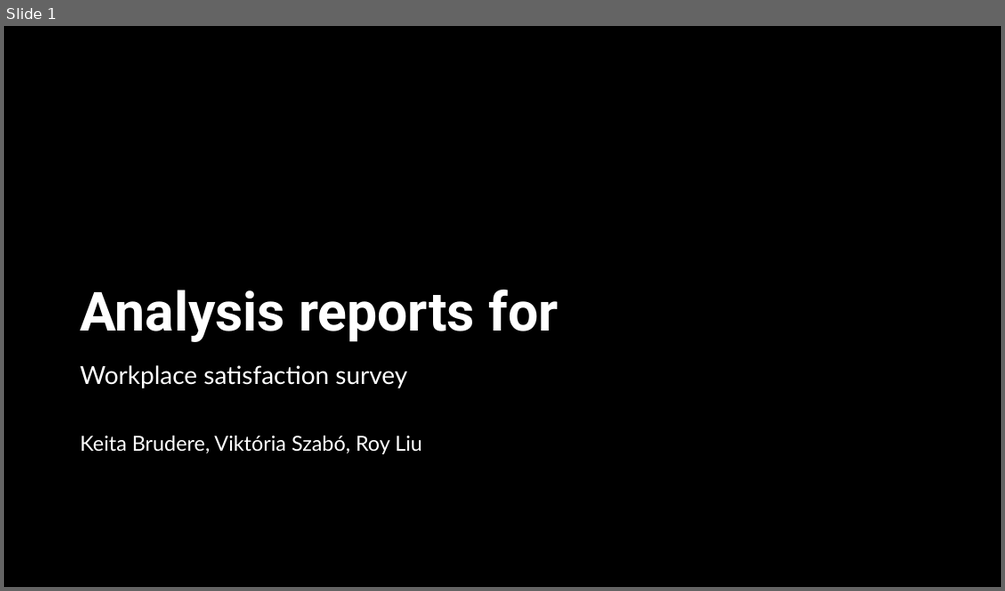
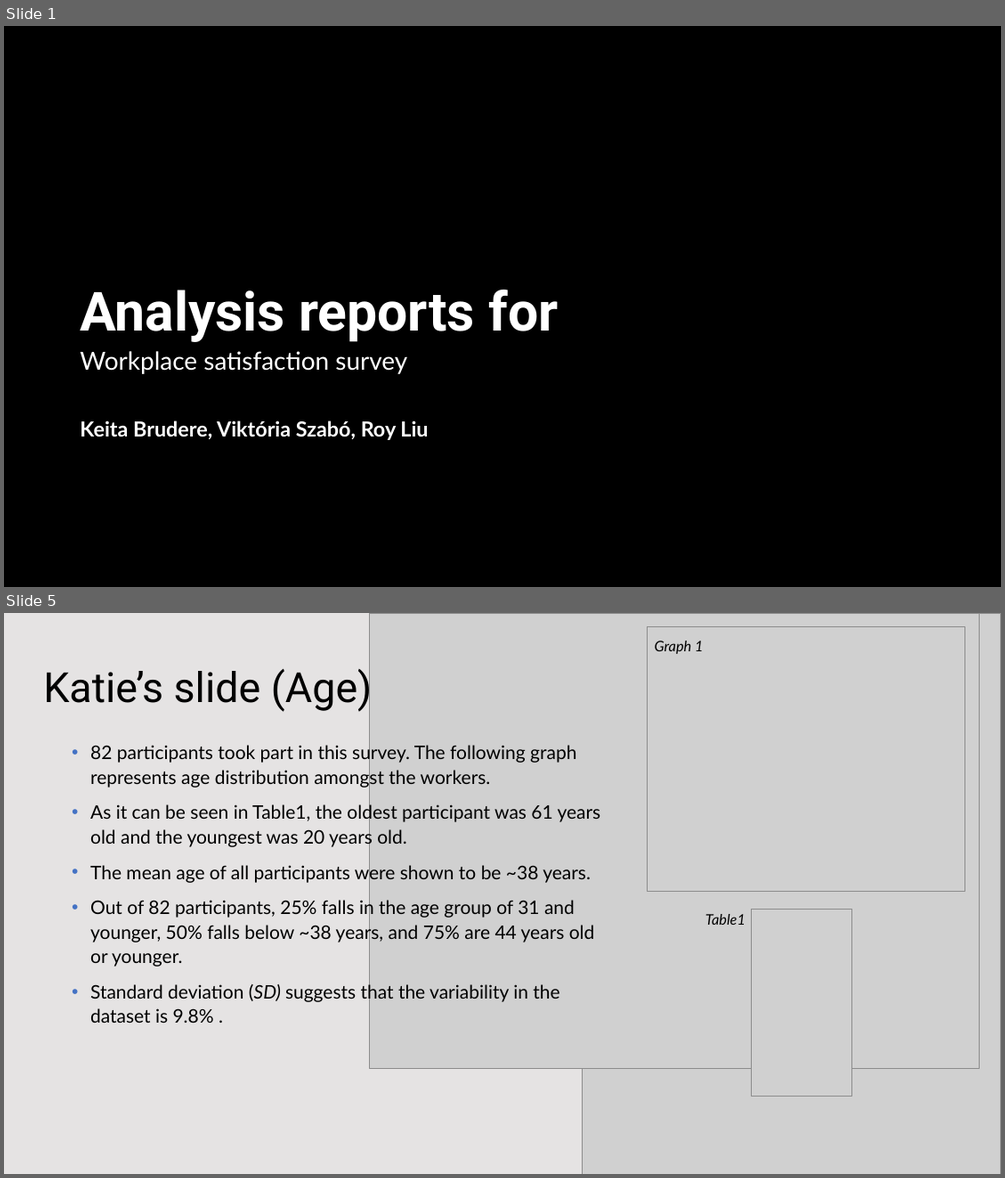
Before and after one commit to KatieRJ/BigDataProject, a slide deck: BigDataProject presentation.pptx. Shown one above the other, each under a label of ours: slide 1 before the commit, slides 1 and 5 after it; the slides between them are not shown. The pictures are 1005x591 and 1005x1178 pixels, drawn with LibreOffice and Linux fonts; fonts in the diff are those of the drawing; grey boxes stand for pictures; background and template pictures are left out; a plain dark background stands for a picture behind light text. Boxes give left, top, right and bottom in pixels: in the first picture for what was removed or moved away, otherwise in the second. Text is boxed around its words. In the diff, an @@ line names an element or a change of style, - is before the commit and + after.

```diff
--- a/BigDataProject presentation.pptx
+++ b/BigDataProject presentation.pptx
@@ slide 5 added at [4,613,1001,1174], background #FFFFFF @@
@@ rectangle added at [4,613,1001,1174], fill #FFFFFF @@
@@ rectangle added at [4,613,1001,1174], fill #DBD8D8 at 70% opacity @@
@@ picture added at [369,613,979,1068] @@
@@ picture added at [582,613,1001,1174] @@
@@ picture added at [647,626,965,892] @@
@@ title added at [43,665,372,712], 40 pt, text #000000 @@
+Katie’s slide (Age)
@@ text added at [655,641,703,654], 14 pt, text #000000, italic @@
+Graph 1
@@ text added at [90,743,601,1022], 18 pt, text #000000 @@
+• 82 participants took part in this survey. The following graph represents age distribution amongst the workers.
+• As it can be seen in Table1, the oldest participant was 61 years old and the youngest was 20 years old.
+• The mean age of all participants were shown to be ~38 years.
+• Out of 82 participants, 25% falls in the age group of 31 and younger, 50% falls below ~38 years, and 75% are 44 years old or younger.
+• Standard deviation (SD) suggests that the variability in the dataset is 9.8% .
@@ text added at [705,914,745,925], 14 pt, text #000000, italic @@
+Table1
@@ picture added at [751,909,852,1096] @@
@@ slide 1 changed as well @@
@@ subtitle "Workplace satisfaction survey": place and size @@
-subtitle "Workplace satisfaction survey" at [80,365,422,454]
+subtitle "Workplace satisfaction survey" at [80,351,428,440]
@@ subtitle at [80,420,428,440]: bold on in "Keita Brudere, Viktória Szabó, Roy Liu" @@
```
Also in this commit, not shown: 2 other slides changed, 10 other slides added, 1 slide removed, 2 other files.
